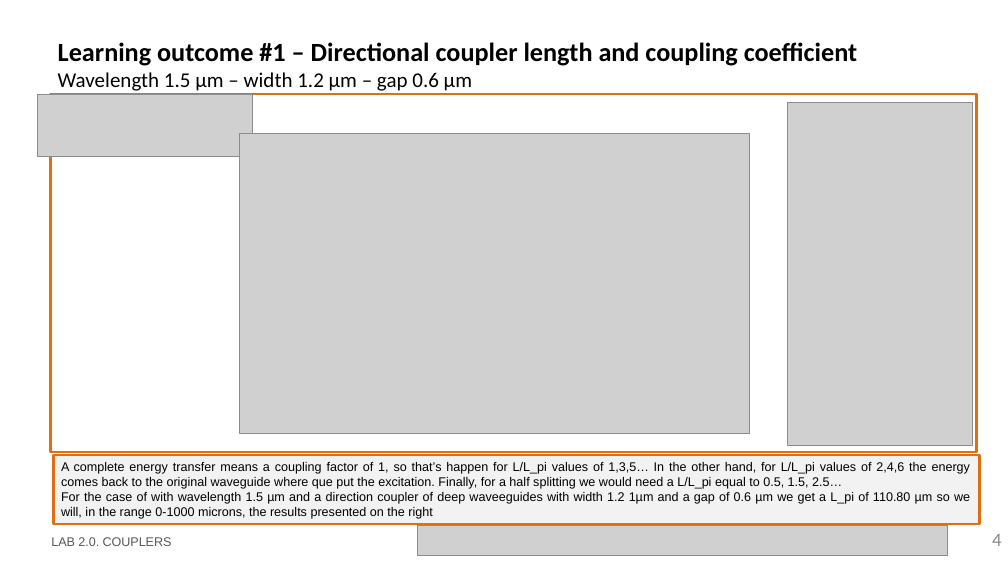
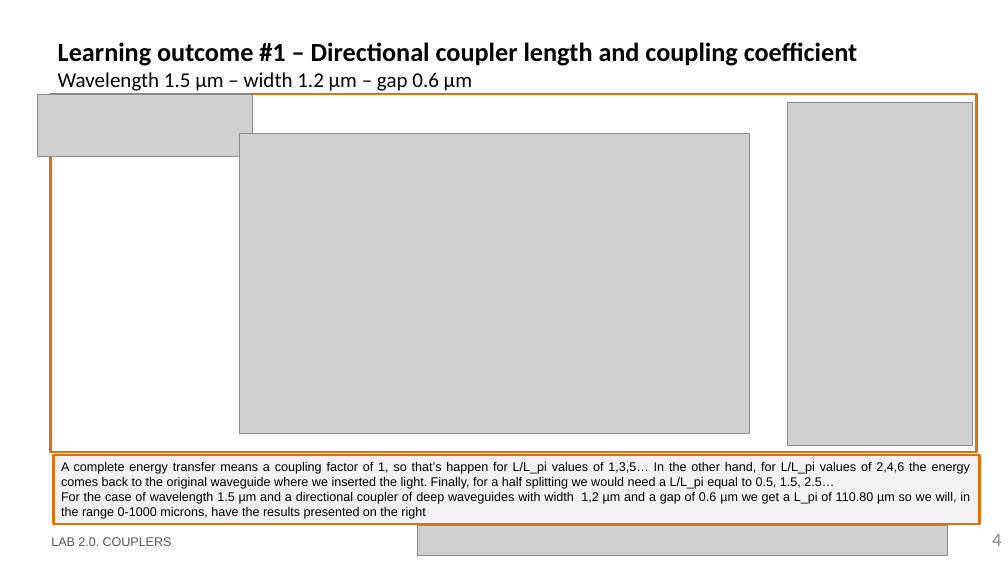
Before and after one commit to DBAEASE/pic-upv-lab2, a slide deck: slide 4 of LabBook_20.pptx. Drawn at 1008x567 pixels with LibreOffice and Linux fonts; fonts in the diff are those of the drawing; grey boxes stand for pictures; background and template pictures are left out. Boxes give left, top, right and bottom in pixels: in the first picture for what was removed or moved away, otherwise in the second. Text is boxed around its words. In the diff, an @@ line names an element or a change of style, - is before the commit and + after.

```diff
--- a/LabBook_20.pptx
+++ b/LabBook_20.pptx
@@ text in rectangle at (61, 462, 970, 519): text changed @@
-A complete energy transfer means a coupling factor of 1, so that’s happen for L/L_pi values of 1,3,5… In the other hand, for L/L_pi values of 2,4,6 the energy comes back to the original waveguide where que put the excitation. Finally, for a half splitting we would need a L/L_pi equal to 0.5, 1.5, 2.5…
-For the case of with wavelength 1.5 µm and a direction coupler of deep waveeguides with width 1.2 1µm and a gap of 0.6 µm we get a L_pi of 110.80 µm so we will, in the range 0-1000 microns, the results presented on the right
+A complete energy transfer means a coupling factor of 1, so that’s happen for L/L_pi values of 1,3,5… In the other hand, for L/L_pi values of 2,4,6 the energy comes back to the original waveguide where we inserted the light. Finally, for a half splitting we would need a L/L_pi equal to 0.5, 1.5, 2.5…
+For the case of wavelength 1.5 µm and a directional coupler of deep waveguides with width 1,2 µm and a gap of 0.6 µm we get a L_pi of 110.80 µm so we will, in the range 0-1000 microns, have the results presented on the right
```
Also in this commit, not shown: 10 other slides changed, 2 slides added, 1 slide removed, 1 other file.
